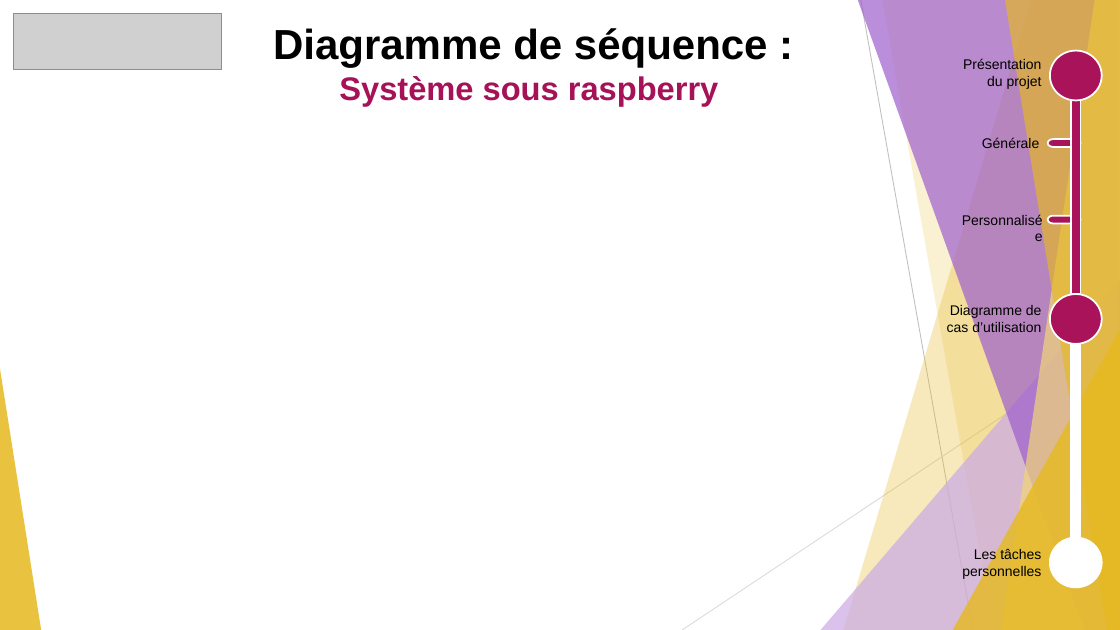
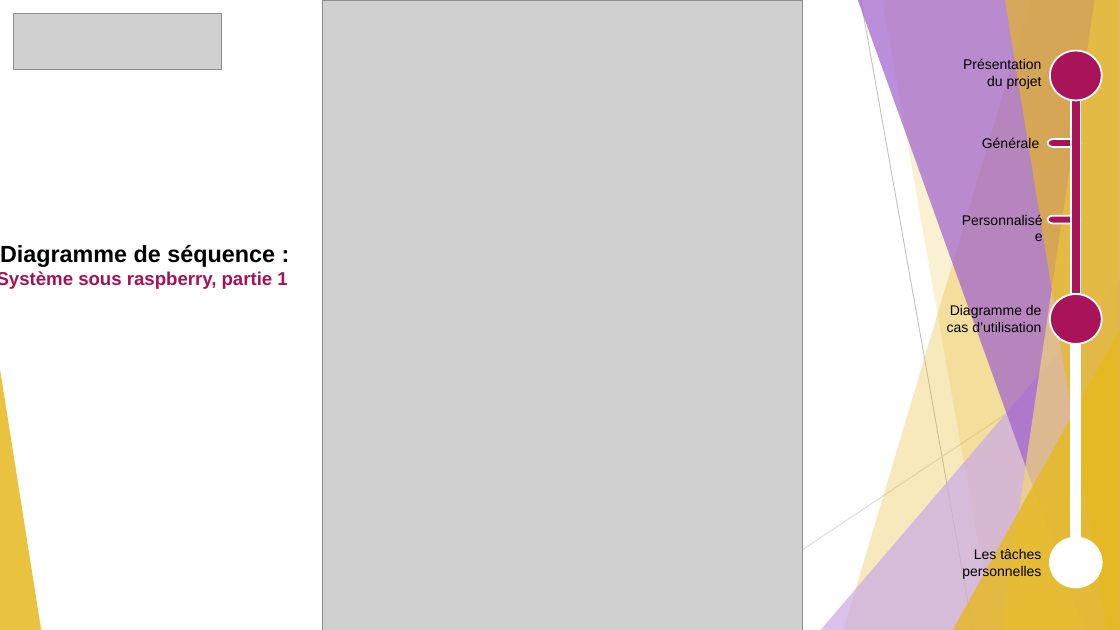
Before and after one commit to GuiguiMvn/Systeme-Escape-Game-Telethon, a slide deck: slide 8 of Guillaume/Documents/Revue 2 de projet étudiant 1 Escape Game Téléthon.pptx (slide 7 before the commit). Drawn at 1120x630 pixels with LibreOffice and Linux fonts; fonts in the diff are those of the drawing; grey boxes stand for pictures. Boxes give left, top, right and bottom in pixels: in the first picture for what was removed or moved away, otherwise in the second. Text is boxed around its words. In the diff, an @@ line names an element or a change of style, - is before the commit and + after.

Commit message:
Diapo revue 2
Ajout des diagrammes

```diff
--- a/Guillaume/Documents/Revue 2 de projet étudiant 1 Escape Game Téléthon.pptx
+++ b/Guillaume/Documents/Revue 2 de projet étudiant 1 Escape Game Téléthon.pptx
@@ picture added at box(323, 0, 802, 630) @@
@@ text "Diagramme de séquence :": place and size @@
-text "Diagramme de séquence :" at box(273, 28, 768, 106)
+text "Diagramme de séquence :" at box(0, 245, 287, 289)
@@ text at box(0, 245, 275, 267): size 36 to 20 pt in "Diagramme de séquence :" @@
@@ text at box(0, 271, 287, 289): text changed; size 28 to 16 pt @@
-Système sous raspberry
+Système sous raspberry, partie 1
```
Also in this commit, not shown: 1 other slide changed, 1 slide added.
